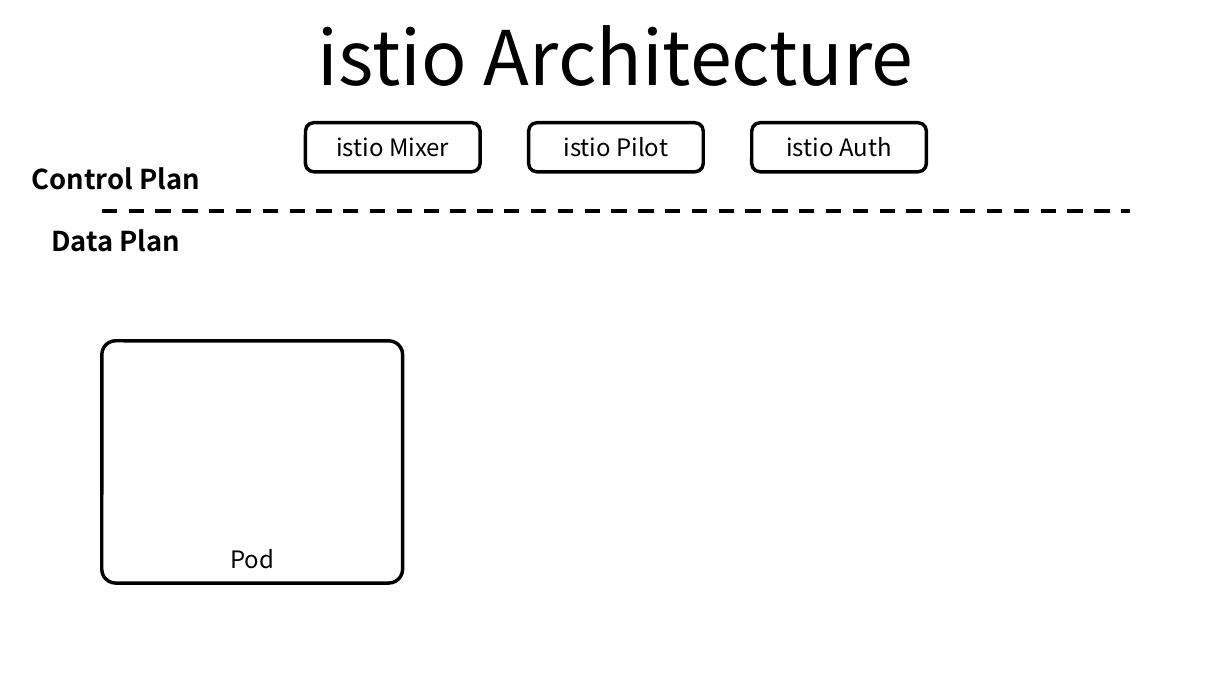
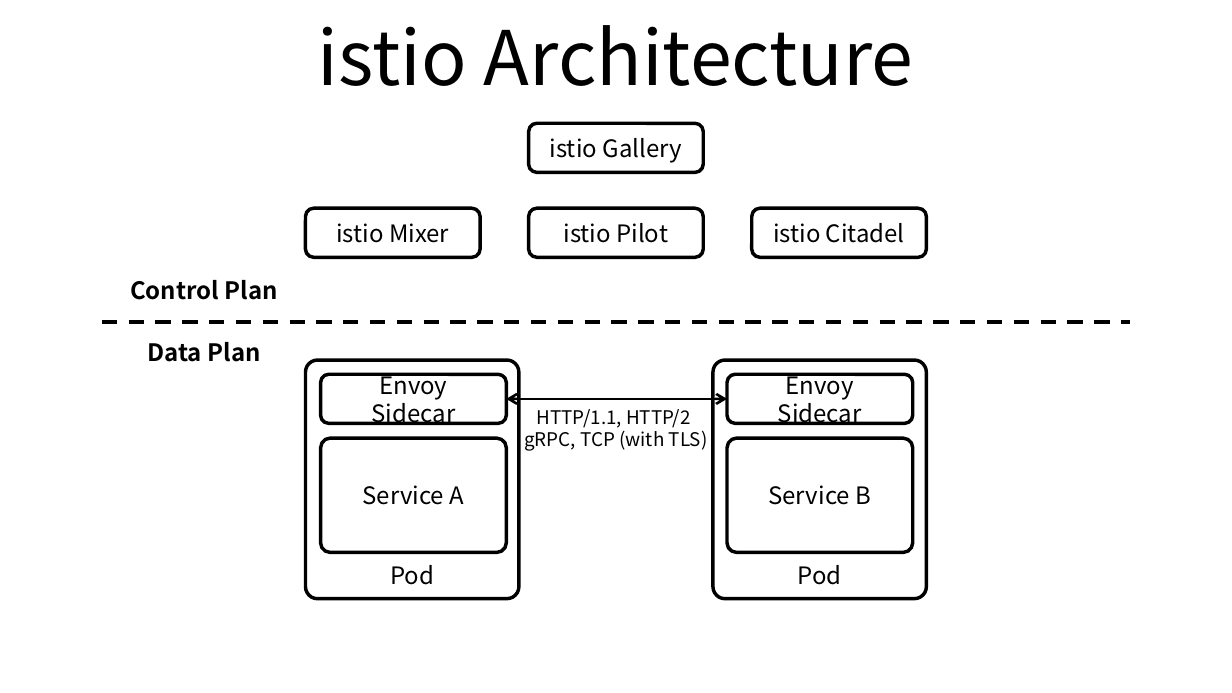
Before and after one commit to ssup2/blog-old, a slide deck: slide 1 of images/theory_analysis/istio_Architecture/istio_Architecture.pptx. Drawn at 1232x693 pixels with LibreOffice and Linux fonts; fonts in the diff are those of the drawing. Boxes give left, top, right and bottom in pixels: in the first picture for what was removed or moved away, otherwise in the second. Text is boxed around its words. In the diff, an @@ line names an element or a change of style, - is before the commit and + after.

Commit message:
Update Kubernetes Service Proxy

```diff
--- a/images/theory_analysis/istio_Architecture/istio_Architecture.pptx
+++ b/images/theory_analysis/istio_Architecture/istio_Architecture.pptx
@@ rounded rectangle added at (529,123,703,172), fill #FFFFFF, outline #000000 2 pt, 14 pt, text #000000 @@
+istio Gallery
@@ 3 rounded rectangles: place and size @@
-3 rounded rectangles at (306,123,926,172)
+3 rounded rectangles at (306,208,926,257)
@@ text in rounded rectangle at (773,223,905,243): text changed @@
-istio Auth
+istio Citadel
@@ text "Control Plan": place and size @@
-text "Control Plan" at (32,167,199,190)
+text "Control Plan" at (130,280,278,300)
@@ text "Control Plan" at (130,280,278,300): size 16 to 14 pt @@
@@ line moved from (102, 211) - (1130, 211) to (102, 322) - (1130, 322) @@
@@ text "Data Plan" at (147,342,260,362): size 16 to 14 pt @@
@@ text "Data Plan": place and size @@
-text "Data Plan" at (52,229,180,252)
+text "Data Plan" at (147,342,260,362)
@@ rounded rectangle "Pod": place and size @@
-rounded rectangle "Pod" at (102,341,403,584)
+rounded rectangle "Pod" at (306,360,519,599)
@@ rounded rectangle added at (320,375,506,424), fill #FFFFFF, outline #000000 2 pt, 14 pt, text #000000 @@
+Envoy Sidecar
@@ rounded rectangle added at (713,360,926,599), fill #FFFFFF, outline #000000 2 pt, 14 pt, text #000000 @@
+Pod
@@ rounded rectangle added at (727,375,913,424), fill #FFFFFF, outline #000000 2 pt, 14 pt, text #000000 @@
+Envoy Sidecar
@@ double arrow added from (506, 399) to (727, 399), #000000 1.5 pt @@
@@ text added at (524,409,708,451), 11 pt, text #000000 @@
+HTTP/1.1, HTTP/2
+gRPC, TCP (with TLS)
@@ rounded rectangle added at (320,439,506,553), fill #FFFFFF, outline #000000 2 pt, 14 pt, text #000000 @@
+Service A
@@ rounded rectangle added at (727,439,913,553), fill #FFFFFF, outline #000000 2 pt, 14 pt, text #000000 @@
+Service B
```
Also in this commit, not shown: 1 other file.
